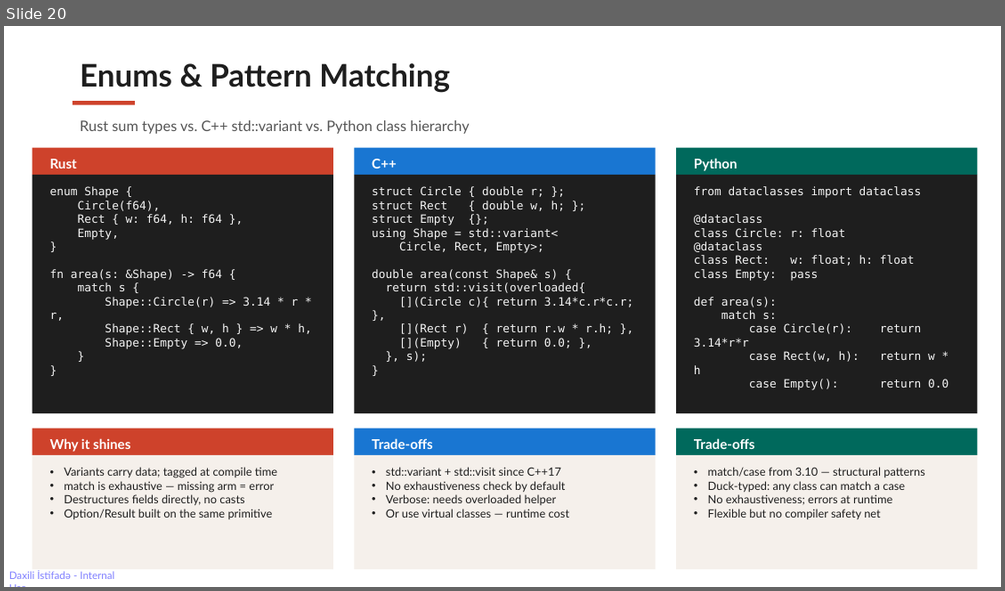
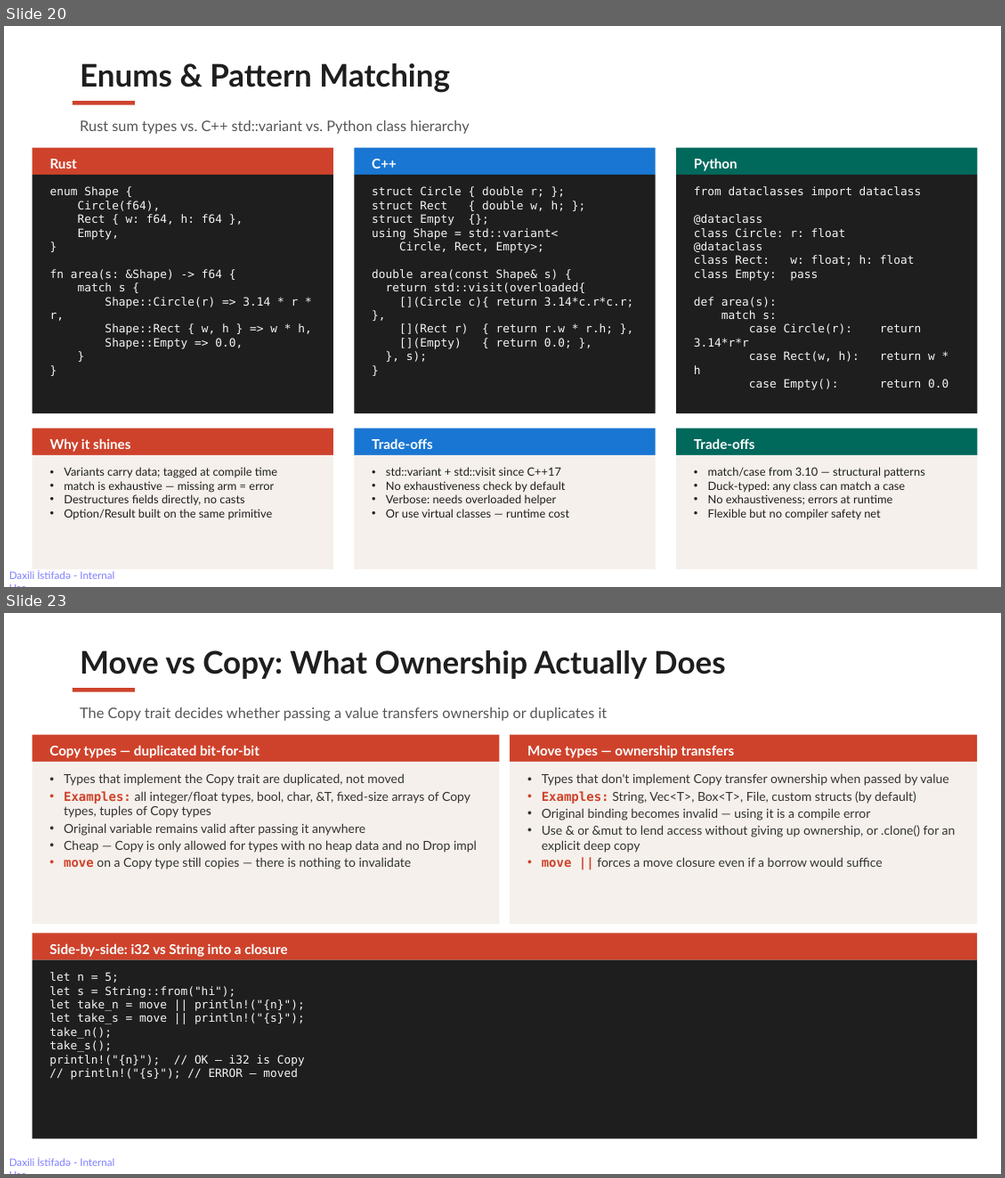
Before and after one commit to rahimahmedov/rust_vs_cpp, a slide deck: rust_friday_session.pptx. Shown one above the other, each under a label of ours: slide 20 before the commit, slides 20 and 23 after it; the slides between them are not shown. The pictures are 1005x591 and 1005x1178 pixels, drawn with LibreOffice and Linux fonts; fonts in the diff are those of the drawing. Boxes give left, top, right and bottom in pixels: in the first picture for what was removed or moved away, otherwise in the second. Text is boxed around its words. In the diff, an @@ line names an element or a change of style, - is before the commit and + after.

Commit message:
closure and iterators

```diff
--- a/rust_friday_session.pptx
+++ b/rust_friday_session.pptx
@@ slide 23 added at (4,613,1001,1174), background #FFFFFF; not listed: 1 template element that a slide beside it also shows @@
@@ text added at (80,650,726,679), 30 pt, text #1E1E1E, bold @@
+Move vs Copy: What Ownership Actually Does
@@ rectangle added at (73,688,135,692), fill #CE422B @@
@@ text added at (80,707,607,721), 14 pt, text #555555 @@
+The Copy trait decides whether passing a value transfers ownership or duplicates it
@@ rectangle added at (32,734,500,761), fill #CE422B @@
@@ text added at (49,745,259,758), 13 pt, text #FFFFFF, bold @@
+Copy types — duplicated bit-for-bit
@@ rectangle added at (510,734,977,761), fill #CE422B @@
@@ text added at (527,745,735,758), 13 pt, text #FFFFFF, bold @@
+Move types — ownership transfers
@@ rectangle added at (32,762,500,925), fill #F5F0EB @@
@@ rectangle added at (510,762,977,925), fill #F5F0EB @@
@@ text added at (64,773,477,869), 12 pt, text #333333 @@
+• Types that implement the Copy trait are duplicated, not moved
+• Examples: all integer/float types, bool, char, &T, fixed-size arrays of Copy types, tuples of Copy types
+• Original variable remains valid after passing it anywhere
+• Cheap — Copy is only allowed for types with no heap data and no Drop impl
+• move on a Copy type still copies — there is nothing to invalidate
@@ text added at (542,773,955,867), 12 pt, text #333333 @@
+• Types that don't implement Copy transfer ownership when passed by value
+• Examples: String, Vec<T>, Box<T>, File, custom structs (by default)
+• Original binding becomes invalid — using it is a compile error
+• Use & or &mut to lend access without giving up ownership, or .clone() for an explicit deep copy
+• move || forces a move closure even if a borrow would suffice
@@ rectangle added at (32,933,978,960), fill #CE422B @@
@@ text added at (49,943,287,957), 13 pt, text #FFFFFF, bold @@
+Side-by-side: i32 vs String into a closure
@@ rectangle added at (32,960,978,1139), fill #1E1E1E @@
@@ text added at (49,972,305,1079), 11 pt, text #F5F5F5 @@
+let n = 5;
+let s = String::from("hi");
+let take_n = move || println!("{n}");
+let take_s = move || println!("{s}");
+take_n();
+take_s();
+println!("{n}"); // OK — i32 is Copy
+// println!("{s}"); // ERROR — moved
```
Also in this commit, not shown: 4 slides changed, 8 other slides added.
